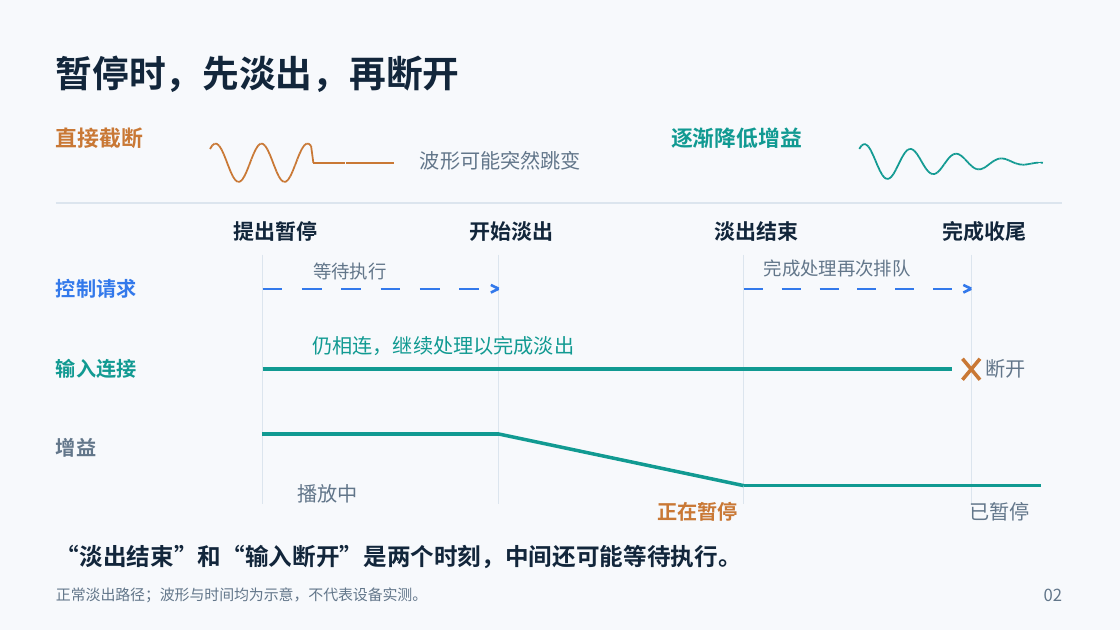
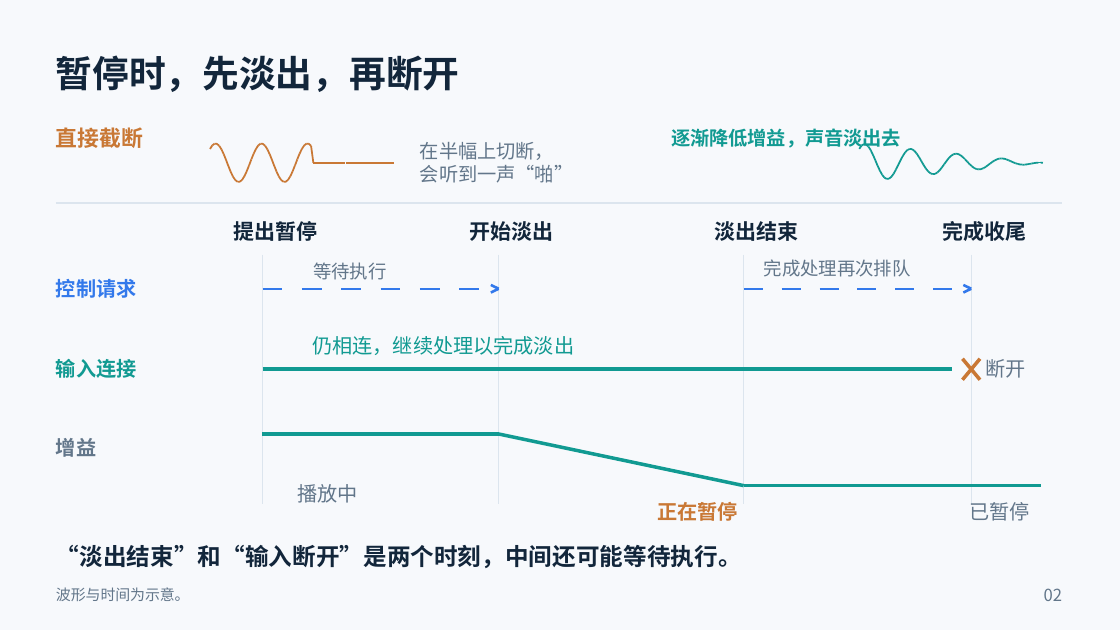
Before and after one commit to c8x1/preeaudio_share, a slide deck: slide 2 of audio_scenario/一首歌三个操作_场景演示稿.pptx. Drawn at 1120x630 pixels with LibreOffice and Linux fonts; fonts in the diff are those of the drawing. Boxes give left, top, right and bottom in pixels: in the first picture for what was removed or moved away, otherwise in the second. Text is boxed around its words. In the diff, an @@ line names an element or a change of style, - is before the commit and + after.

```diff
--- a/audio_scenario/一首歌三个操作_场景演示稿.pptx
+++ b/audio_scenario/一首歌三个操作_场景演示稿.pptx
@@ text at bbox=[420, 142, 573, 183]: text changed; size 17.2 to 16.5 pt @@
-波形可能突然跳变
+在半幅上切断，
+会听到一声“啪”
@@ text at bbox=[671, 128, 901, 151]: text changed; size 18.8 to 16.5 pt @@
-逐渐降低增益
+逐渐降低增益，声音淡出去
@@ text at bbox=[56, 587, 190, 601]: text changed @@
-正常淡出路径；波形与时间均为示意，不代表设备实测。
+波形与时间为示意。
```
Also in this commit, not shown: 5 other slides changed, 24 other files.
